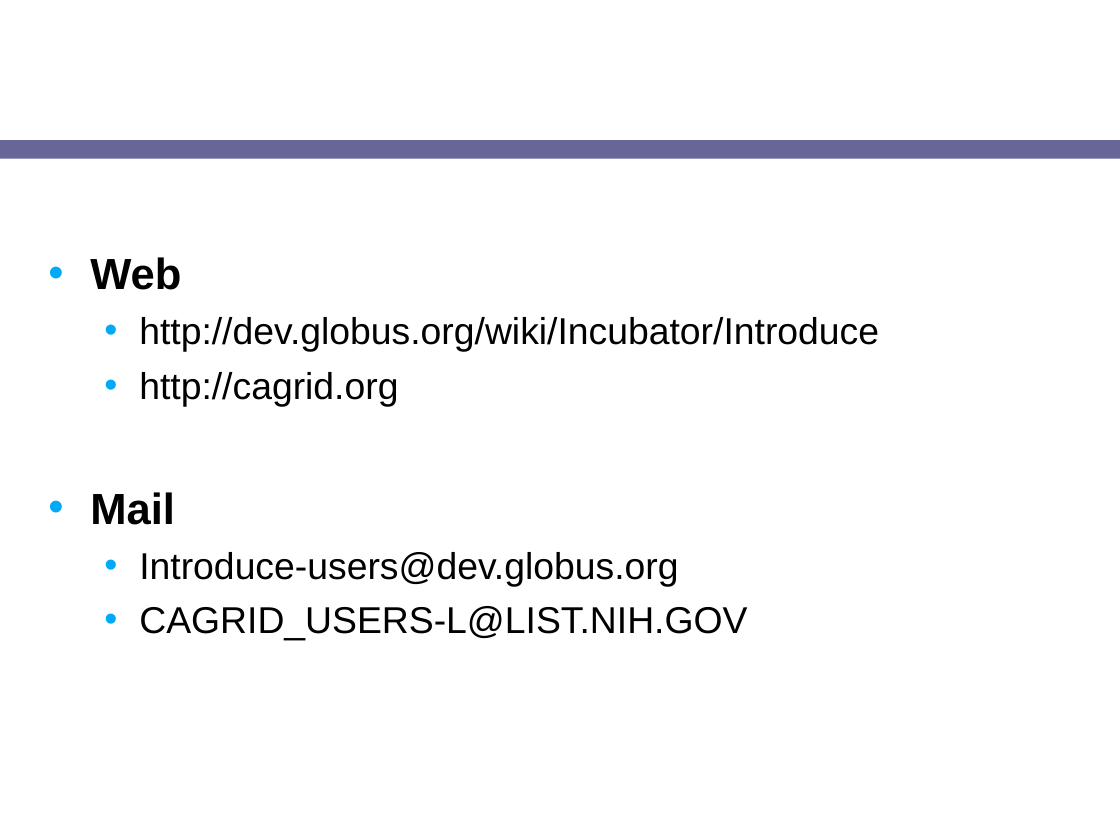
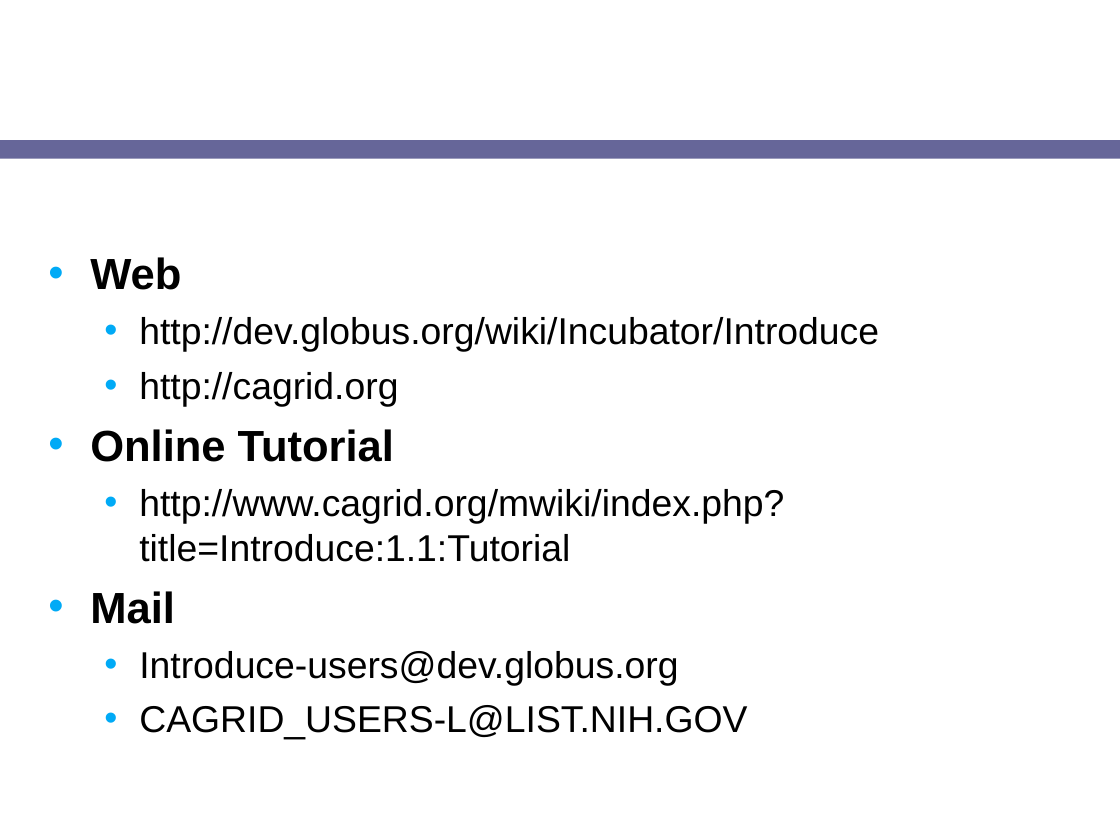
Before and after one commit to NCIP/cagrid-docs, a slide deck: slide 18 of presentations/introduce/Introduce-1.1-OGF-21-globus-software-providers.ppt (slide 28 before the commit). Drawn at 1120x840 pixels with LibreOffice and Linux fonts; fonts in the diff are those of the drawing; background and template pictures are left out. Boxes give left, top, right and bottom in pixels: in the first picture for what was removed or moved away, otherwise in the second. Text is boxed around its words. In the diff, an @@ line names an element or a change of style, - is before the commit and + after.

```diff
--- a/presentations/introduce/Introduce-1.1-OGF-21-globus-software-providers.ppt
+++ b/presentations/introduce/Introduce-1.1-OGF-21-globus-software-providers.ppt
@@ text at bbox=[90, 429, 784, 562]: paragraphs added @@
+• Online Tutorial
+  • http://www.cagrid.org/mwiki/index.php?title=Introduce:1.1:Tutorial
```
Also in this commit, not shown: 1 other slide changed, 1 slide added, 11 slides removed.
